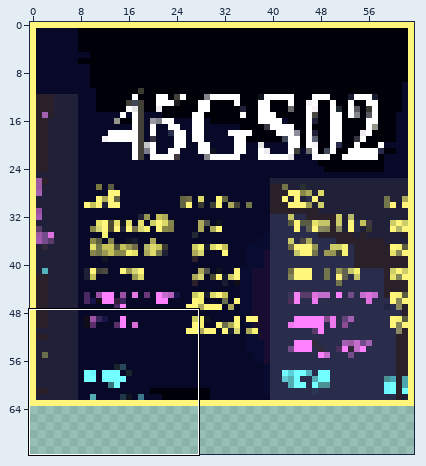
Sprite sheet -- fcm_test.png. The picture above shows the old version from afar; the outline marks the close-up.
Close-up. As it was:
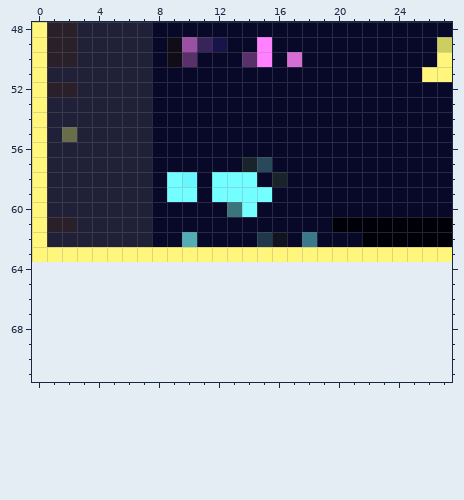
The file is 64x64 pixels. Colours within 5 levels of each other are drawn and written as one. Shown: x 0..27, y 48..71. The old version is drawn lined up with the new one, on the new canvas.
The result:
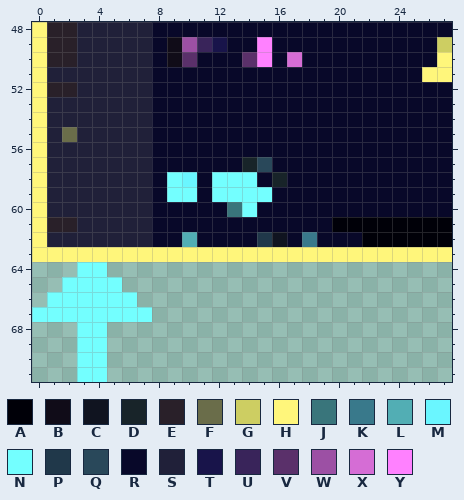
Palette (. is transparent): A #000008  B #100c18  C #101420  D #182429  E #292029  F #6a6d4a  G #cdce62  H #fff67b  J #39757b  K #39798b  L #52aeb4  M #6af6ff  N #73ffff  P #20384a  Q #29485a  R #080829  S #202039  T #18144a  U #39245a  V #5a306a  W #9c50a4  X #d56dd5  Y #ff81ff
The edit:
canvas 64x64 -> 64x72
Colour N now appears in row 64 at x 3 to 4; in row 65 at x 2 to 5; in row 66 at x 1 to 6; in row 67 at x 0 to 7; in rows 68 to 71 at x 3 to 4.
Boxes around the changes in both close-ups, in picture pixels (x1, y1, x2, y2):
added: (32, 262, 152, 382)
